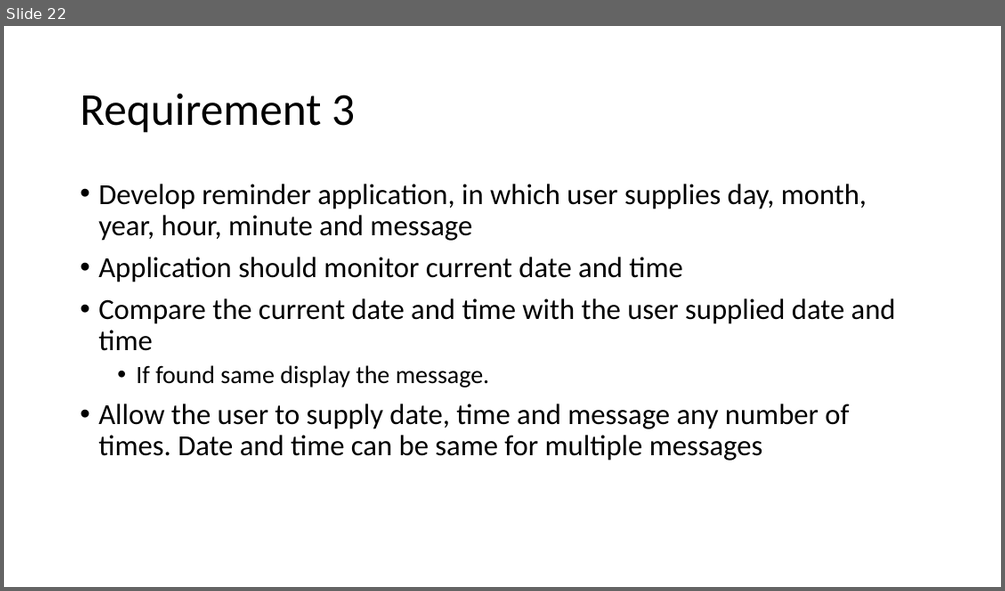
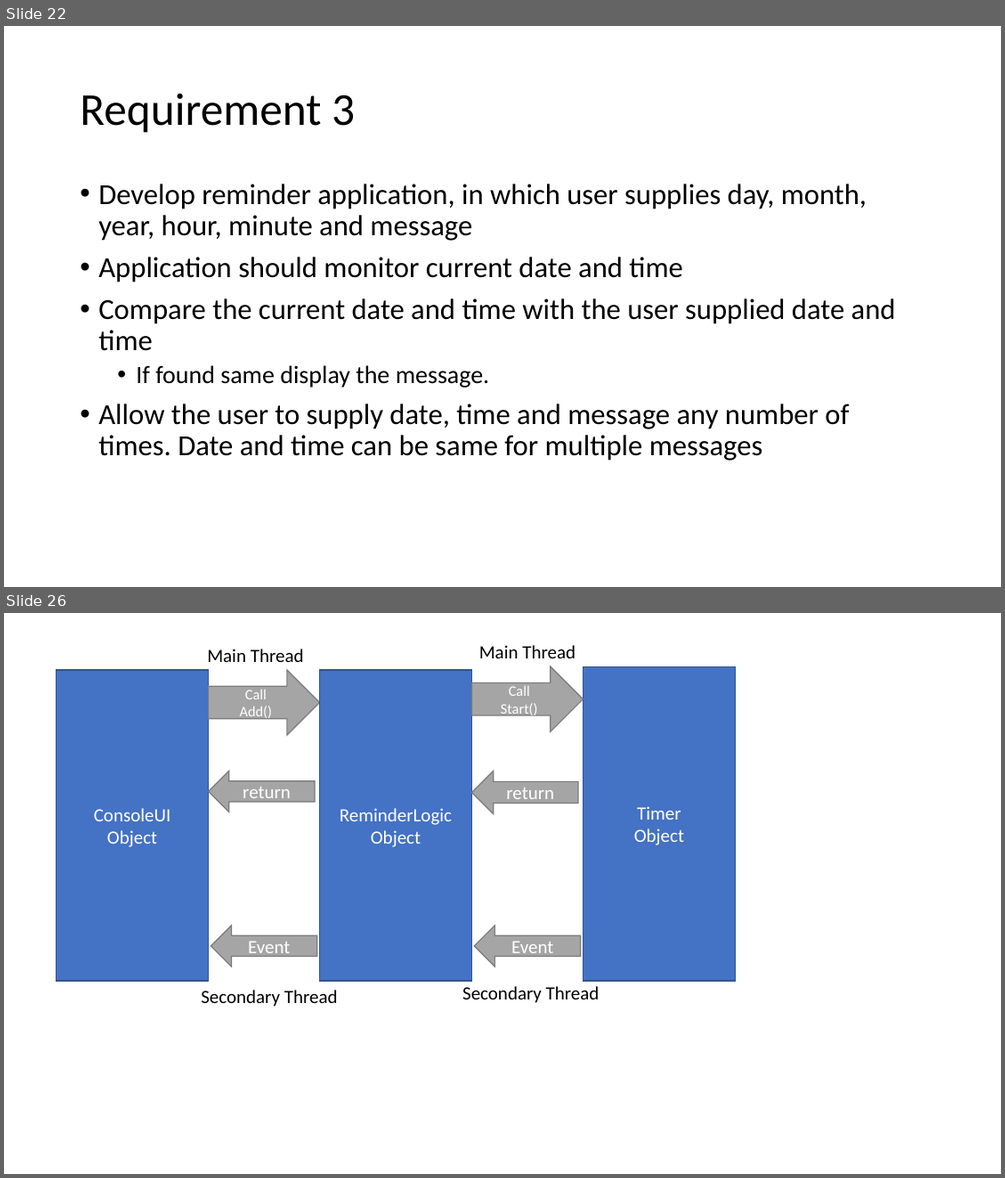
Before and after one commit to Aniket-Kavlekar/DotNetCSharp, a slide deck: Theory.pptx. Shown one above the other, each under a label of ours: slide 22 before the commit, slides 22 and 26 after it; the slides between them are not shown. The pictures are 1005x591 and 1005x1178 pixels, drawn with LibreOffice and Linux fonts; fonts in the diff are those of the drawing. Boxes give left, top, right and bottom in pixels: in the first picture for what was removed or moved away, otherwise in the second. Text is boxed around its words. In the diff, an @@ line names an element or a change of style, - is before the commit and + after.

```diff
--- a/Theory.pptx
+++ b/Theory.pptx
@@ slide 26 added at [4, 613, 1001, 1174], background #FFFFFF @@
@@ text added at [207, 649, 304, 662], 18 pt, text #000000 @@
+Main Thread
@@ text added at [479, 645, 575, 658], 18 pt, text #000000 @@
+Main Thread
@@ rectangle added at [57, 670, 209, 981], fill #4472C4, outline #325491 1 pt, 18 pt, text #FFFFFF @@
+ConsoleUI
+Object
@@ right arrow added at [208, 670, 320, 735], fill #A5A5A5, outline #7A7A7A 1 pt, 14 pt, text #FFFFFF @@
+Call
+Add()
@@ rectangle added at [320, 670, 472, 981], fill #4472C4, outline #325491 1 pt, 18 pt, text #FFFFFF @@
+ReminderLogic
+Object
@@ right arrow added at [472, 666, 583, 732], fill #A5A5A5, outline #7A7A7A 1 pt, 14 pt, text #FFFFFF @@
+Call
+Start()
@@ rectangle added at [582, 666, 736, 981], fill #4472C4, outline #325491 1 pt, 18 pt, text #FFFFFF @@
+Timer
+Object
@@ left arrow added at [208, 771, 315, 811], fill #A5A5A5, outline #7A7A7A 1 pt, 18 pt, text #FFFFFF @@
+return
@@ left arrow added at [472, 771, 578, 814], fill #A5A5A5, outline #7A7A7A 1 pt, 18 pt, text #FFFFFF @@
+return
@@ left arrow added at [211, 925, 317, 966], fill #A5A5A5, outline #7A7A7A 1 pt, 18 pt, text #FFFFFF @@
+Event
@@ left arrow added at [474, 925, 581, 966], fill #A5A5A5, outline #7A7A7A 1 pt, 18 pt, text #FFFFFF @@
+Event
@@ text added at [462, 986, 599, 1003], 18 pt, text #000000 @@
+Secondary Thread
@@ text added at [201, 989, 338, 1006], 18 pt, text #000000 @@
+Secondary Thread
```
Also in this commit, not shown: 3 other slides added, 31 other files.
